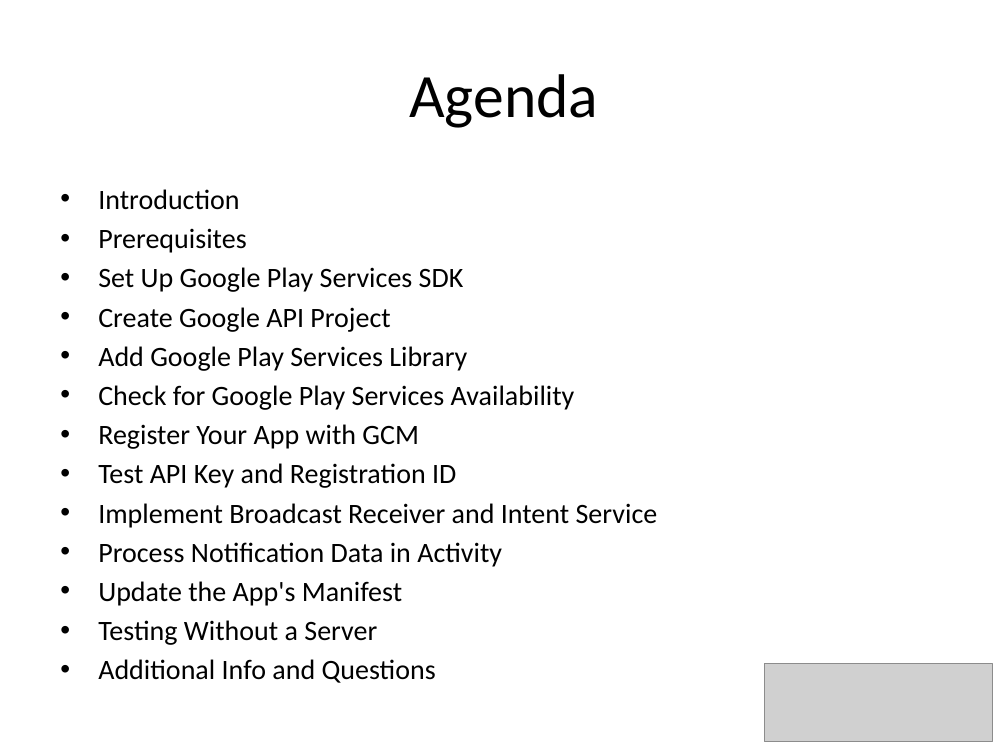
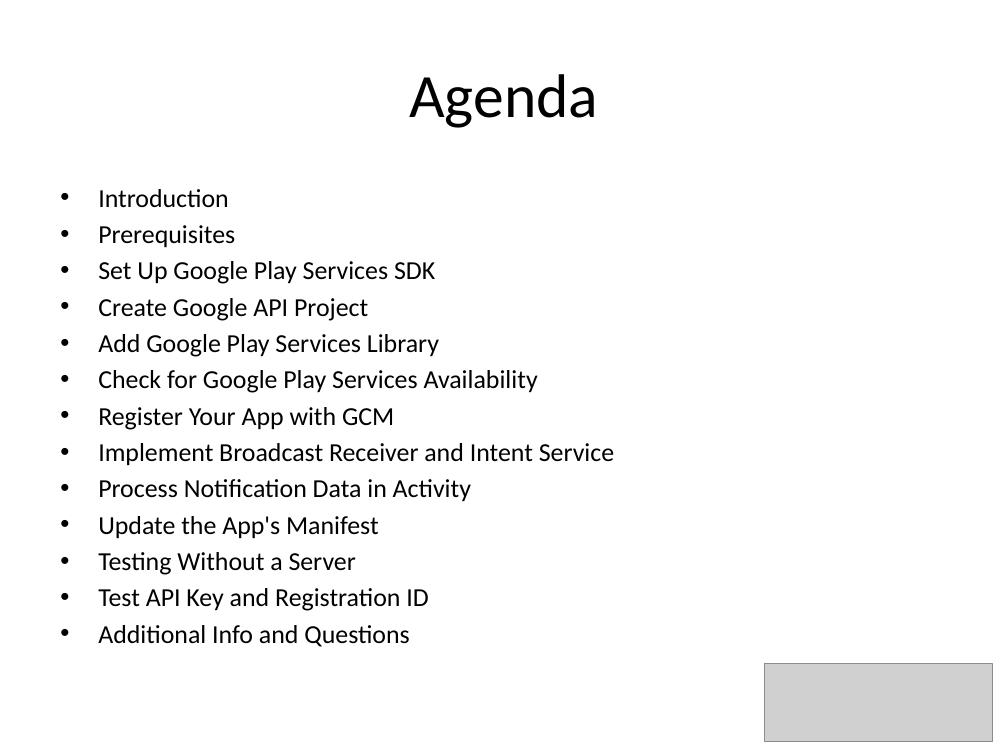
Before and after one commit to LeadingEDJE/MobilePushNotification, a slide deck: slide 2 of Implementing Push Notification in Android.pptx. Drawn at 1008x756 pixels with LibreOffice and Linux fonts; fonts in the diff are those of the drawing; grey boxes stand for pictures; background and template pictures are left out. Boxes give left, top, right and bottom in pixels: in the first picture for what was removed or moved away, otherwise in the second. Text is boxed around its words. In the diff, an @@ line names an element or a change of style, - is before the commit and + after.

```diff
--- a/Implementing Push Notification in Android.pptx
+++ b/Implementing Push Notification in Android.pptx
@@ text at (x1=98, y1=189, x2=614, y2=647): size 20 to 18.5 pt @@
@@ text at (x1=98, y1=463, x2=456, y2=488): paragraph removed @@
-• Test API Key and Registration ID
@@ text at (x1=98, y1=588, x2=428, y2=611): paragraph added @@
+• Test API Key and Registration ID
```
Also in this commit, not shown: 13 other slides changed, 2 slides added.
